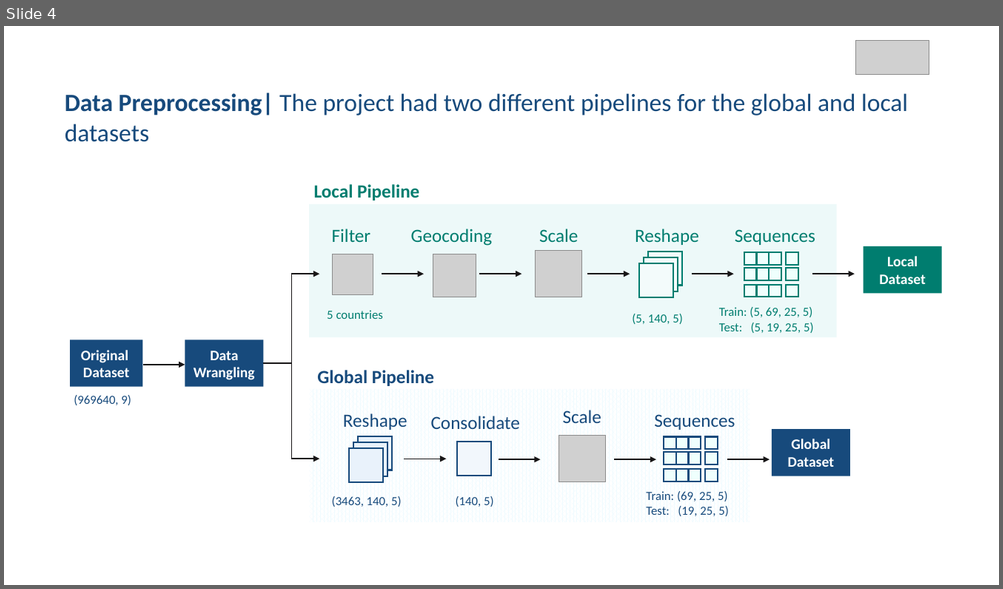
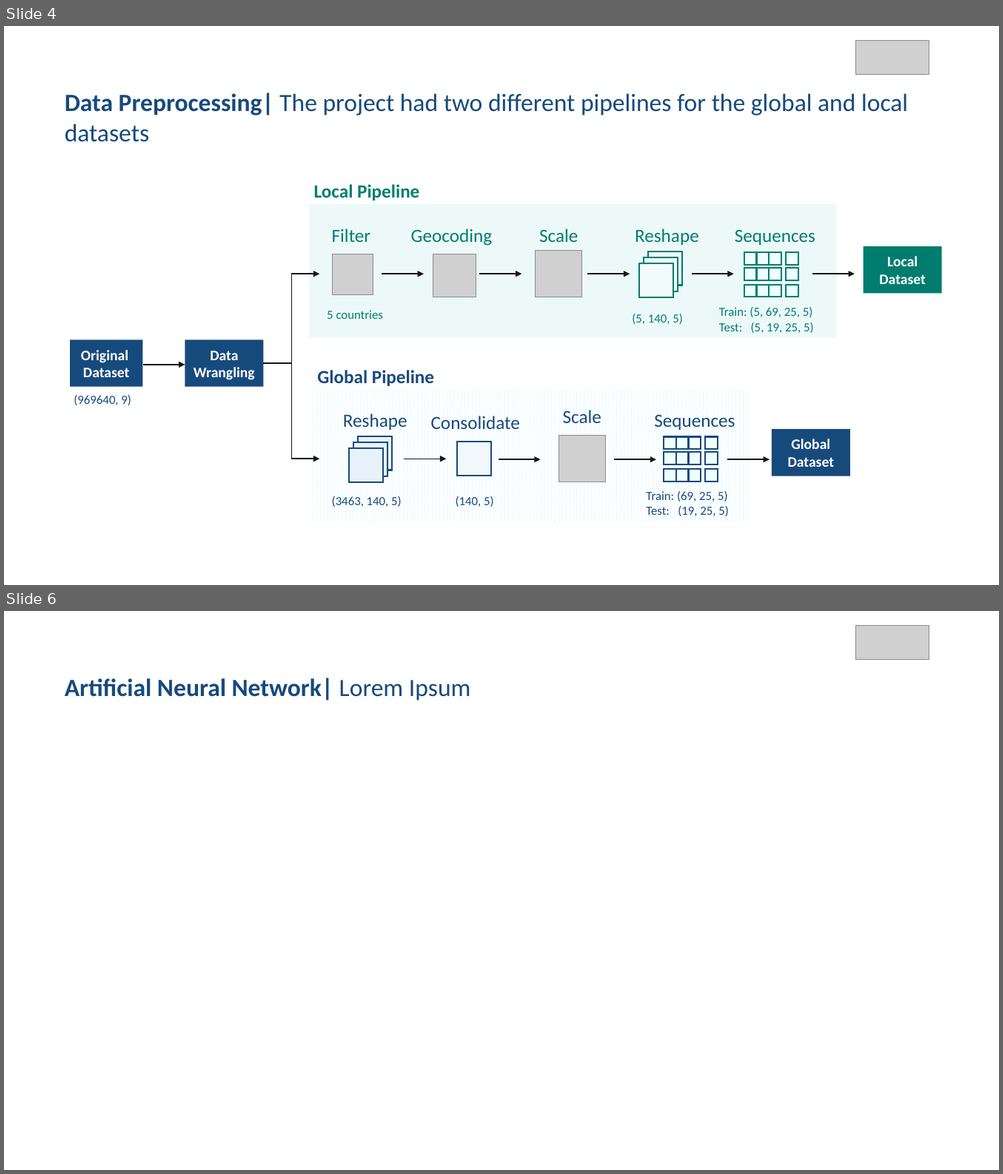
Before and after one commit to GuillemAmatCastello/Deep_Learning, a slide deck: Final Project/Final Project - Deep Learning.pptx. Shown one above the other, each under a label of ours: slide 4 before the commit, slides 4 and 6 after it; the slides between them are not shown. The pictures are 1003x589 and 1003x1174 pixels, drawn with LibreOffice and Linux fonts; fonts in the diff are those of the drawing; grey boxes stand for pictures. Boxes give left, top, right and bottom in pixels: in the first picture for what was removed or moved away, otherwise in the second. Text is boxed around its words. In the diff, an @@ line names an element or a change of style, - is before the commit and + after.

```diff
--- a/Final Project/Final Project - Deep Learning.pptx
+++ b/Final Project/Final Project - Deep Learning.pptx
@@ slide 6 added at bbox=[4, 611, 999, 1170], background #FFFFFF @@
@@ picture added at bbox=[855, 626, 929, 661] @@
@@ text added at bbox=[65, 678, 471, 701], 24 pt, text #174A7C, bold @@
+Artificial Neural Network| Lorem Ipsum
```
Also in this commit, not shown: 1 slide changed, 5 other slides added.
